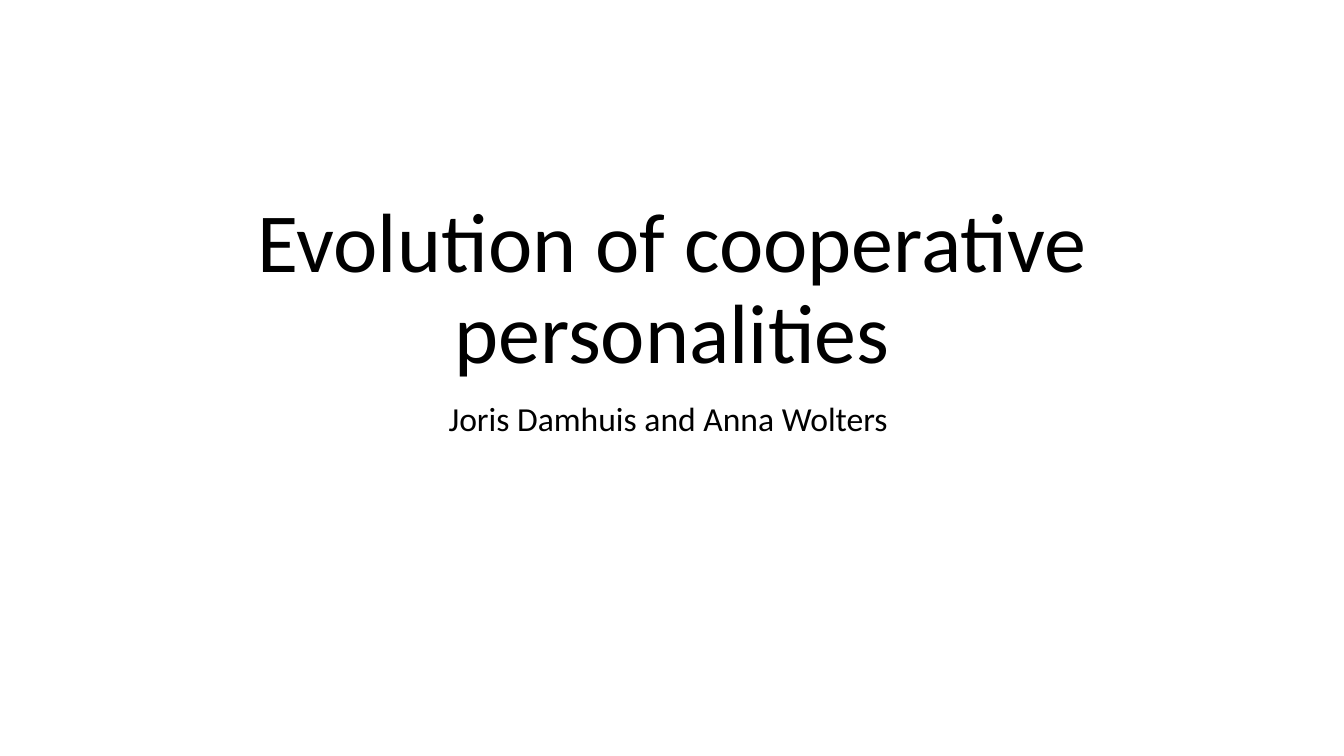
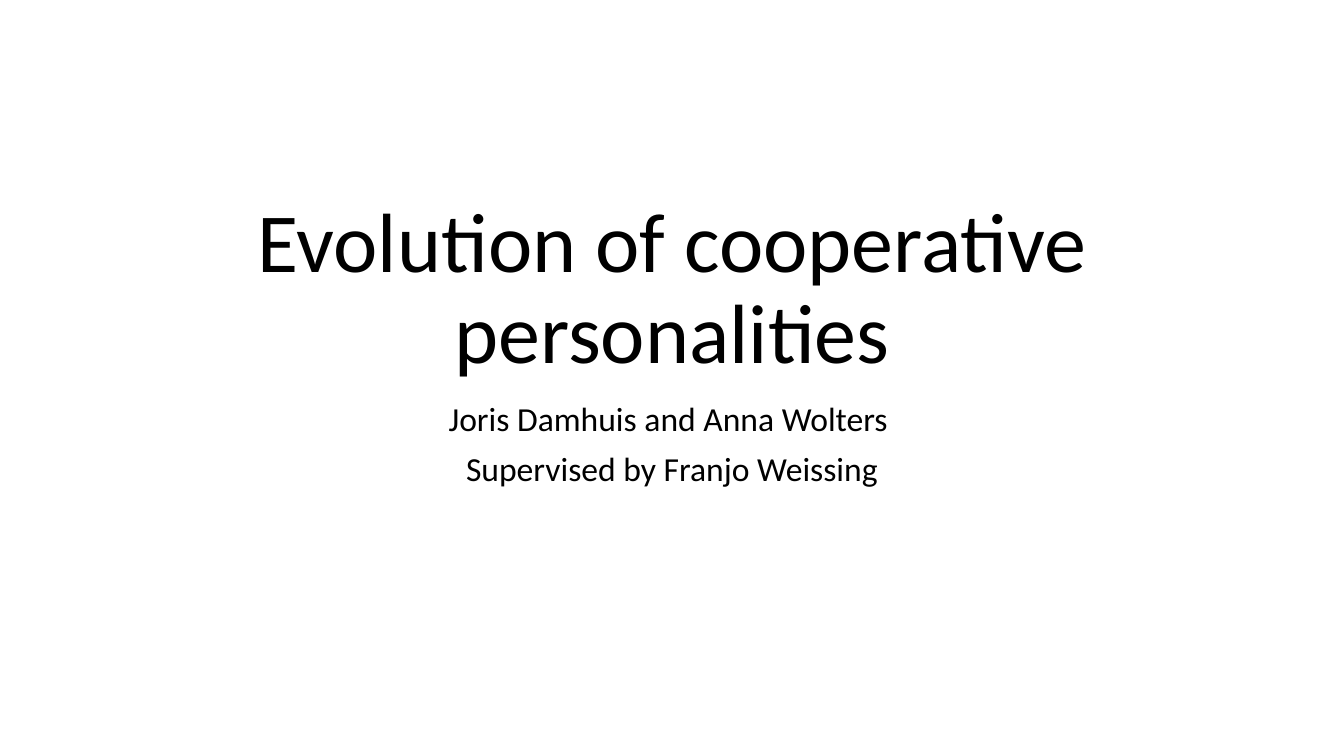
Before and after one commit to J-Damhuis/Cooperation, a slide deck: slide 1 of Presentations/Presentation_18-01-2019.pptx. Drawn at 1344x756 pixels with LibreOffice and Linux fonts; fonts in the diff are those of the drawing. Boxes give left, top, right and bottom in pixels: in the first picture for what was removed or moved away, otherwise in the second. Text is boxed around its words. In the diff, an @@ line names an element or a change of style, - is before the commit and + after.

```diff
--- a/Presentations/Presentation_18-01-2019.pptx
+++ b/Presentations/Presentation_18-01-2019.pptx
@@ subtitle at <box>466,457,877,487</box>: paragraph added @@
+Supervised by Franjo Weissing
```
Also in this commit, not shown: 5 other slides changed, 4 slides added, 1 slide removed, 1 other file.
